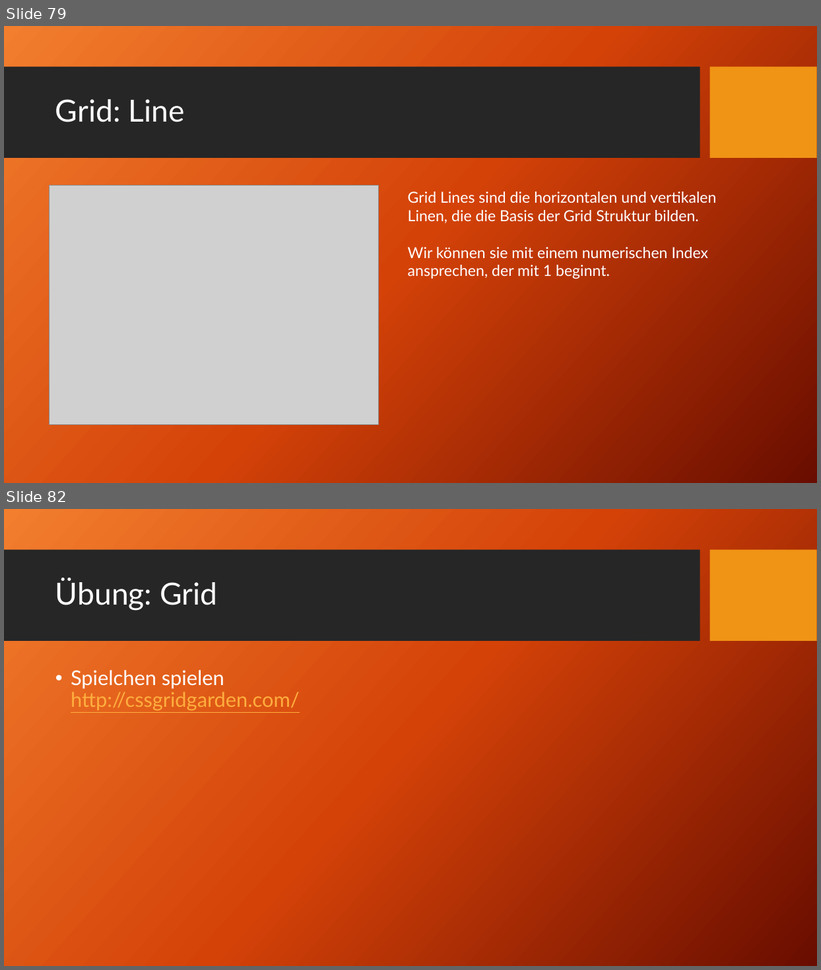
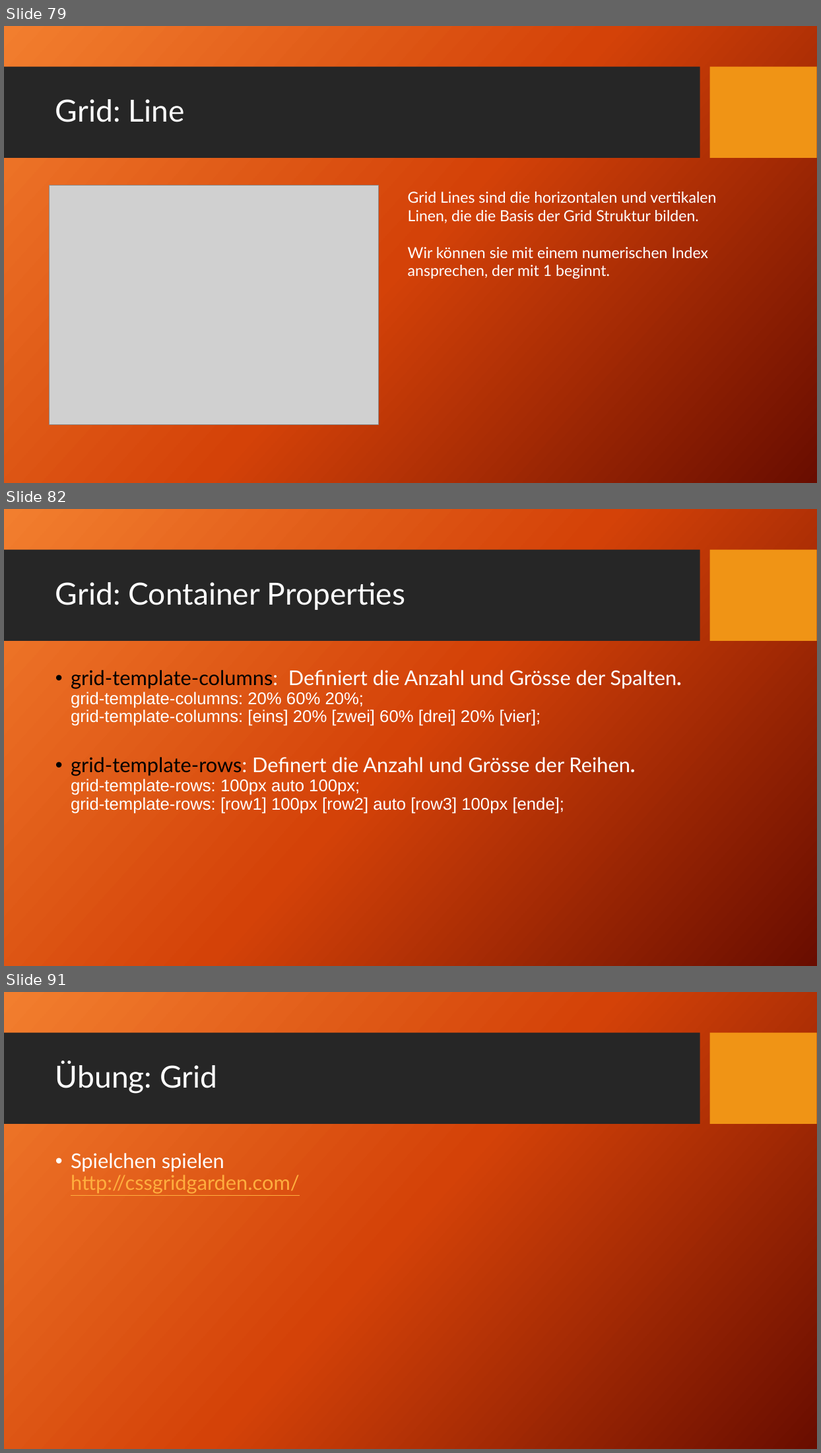
Before and after one commit to TomFrey/htmlCssBasicUebungen, a slide deck: html Schulung.pptx. Shown one above the other, each under a label of ours: slides 79 and 82 before the commit, slides 79, 82 and 91 after it; the slides between them are not shown. The pictures are 821x970 and 821x1453 pixels, drawn with LibreOffice and Linux fonts; fonts in the diff are those of the drawing; grey boxes stand for pictures; background and template pictures are left out. Boxes give left, top, right and bottom in pixels: in the first picture for what was removed or moved away, otherwise in the second. Text is boxed around its words. In the diff, an @@ line names an element or a change of style, - is before the commit and + after.

Commit message:
CSS Grid zur PP Präsentation hinzugefügt.

```diff
--- a/html Schulung.pptx
+++ b/html Schulung.pptx
@@ slide 82 added at <box>4,509,817,966</box>, background picture (left out); not listed: 2 template elements that a slide beside it also shows @@
@@ title added at <box>55,582,405,610</box>, 36 pt, text #FFFFFF @@
+Grid: Container Properties
@@ text added at <box>71,670,682,814</box>, 20 pt, text #FFFFFF @@
+• grid-template-columns: Definiert die Anzahl und Grösse der Spalten.
+  grid-template-columns: 20% 60% 20%;
+  grid-template-columns: [eins] 20% [zwei] 60% [drei] 20% [vier];
+• grid-template-rows: Definert die Anzahl und Grösse der Reihen.
+  grid-template-rows: 100px auto 100px;
+  grid-template-rows: [row1] 100px [row2] auto [row3] 100px [ende];
@@ what was slide 82 is now slide 91 @@
```
Also in this commit, not shown: 1 slide changed, 9 other slides added, 1 slide removed.
